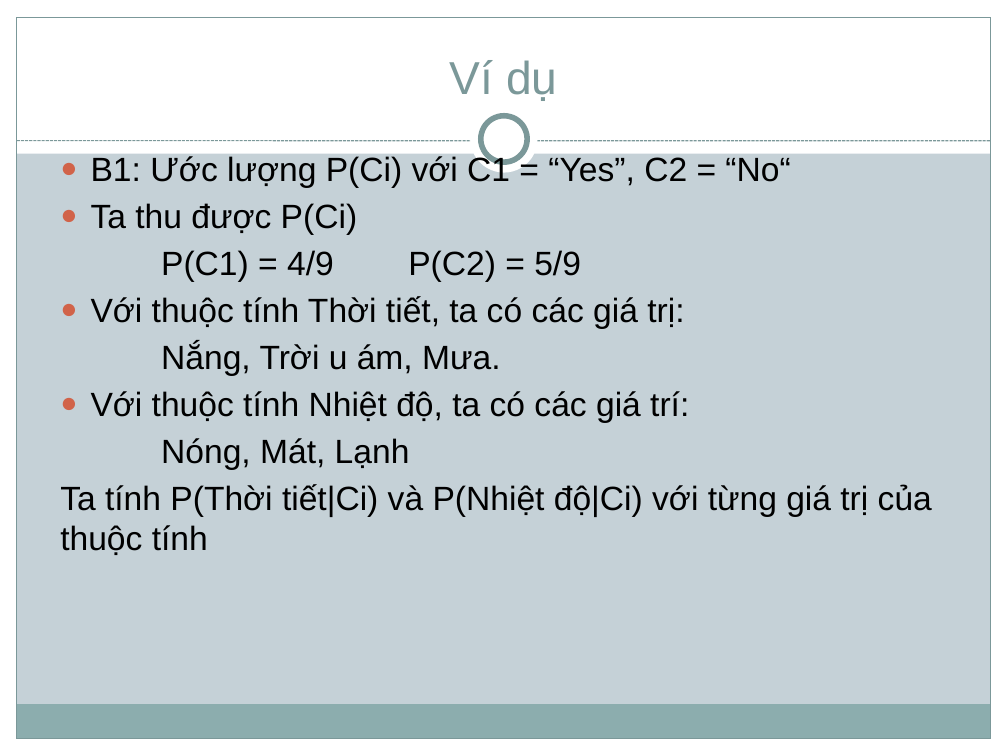
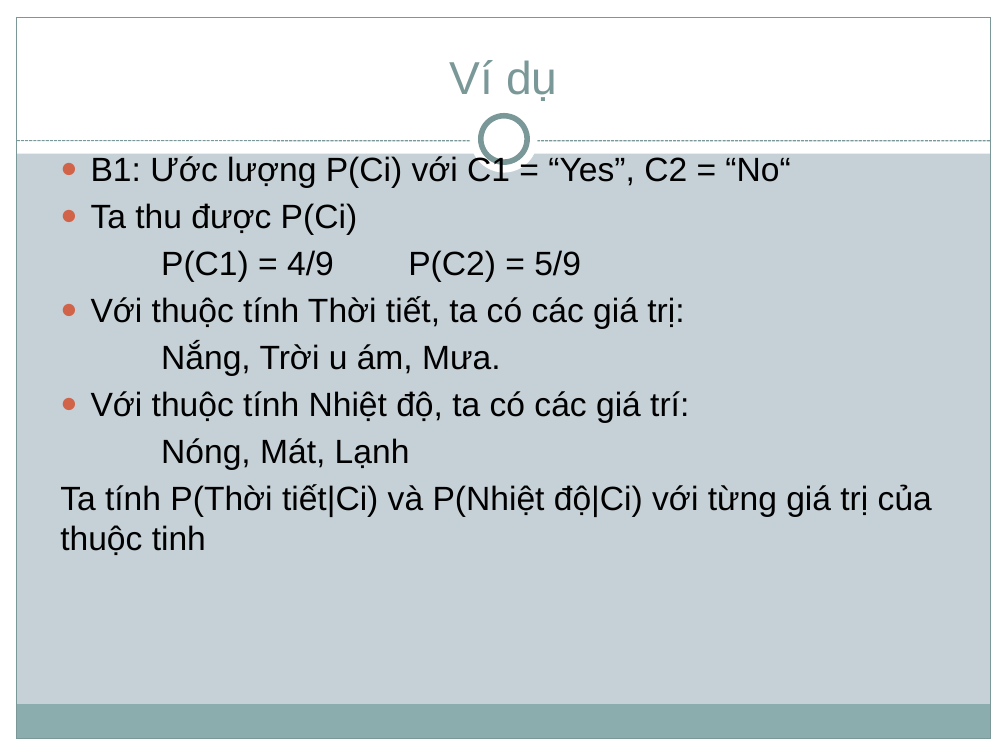
Before and after one commit to thanhitpro/nhom-lon-3-xay-dung-phan-mem-th08, a slide deck: slide 7 of Document/Slide/NAÏVE BAYES.pptx. Drawn at 1008x756 pixels with LibreOffice and Linux fonts; fonts in the diff are those of the drawing. Boxes give left, top, right and bottom in pixels: in the first picture for what was removed or moved away, otherwise in the second. Text is boxed around its words. In the diff, an @@ line names an element or a change of style, - is before the commit and + after.

```diff
--- a/Document/Slide/NAÏVE BAYES.pptx
+++ b/Document/Slide/NAÏVE BAYES.pptx
@@ text at bbox=[60, 484, 932, 555]: text changed @@
-Ta tính P(Thời tiết|Ci) và P(Nhiệt độ|Ci) với từng giá trị của thuộc tính
+Ta tính P(Thời tiết|Ci) và P(Nhiệt độ|Ci) với từng giá trị của thuộc tinh
```
